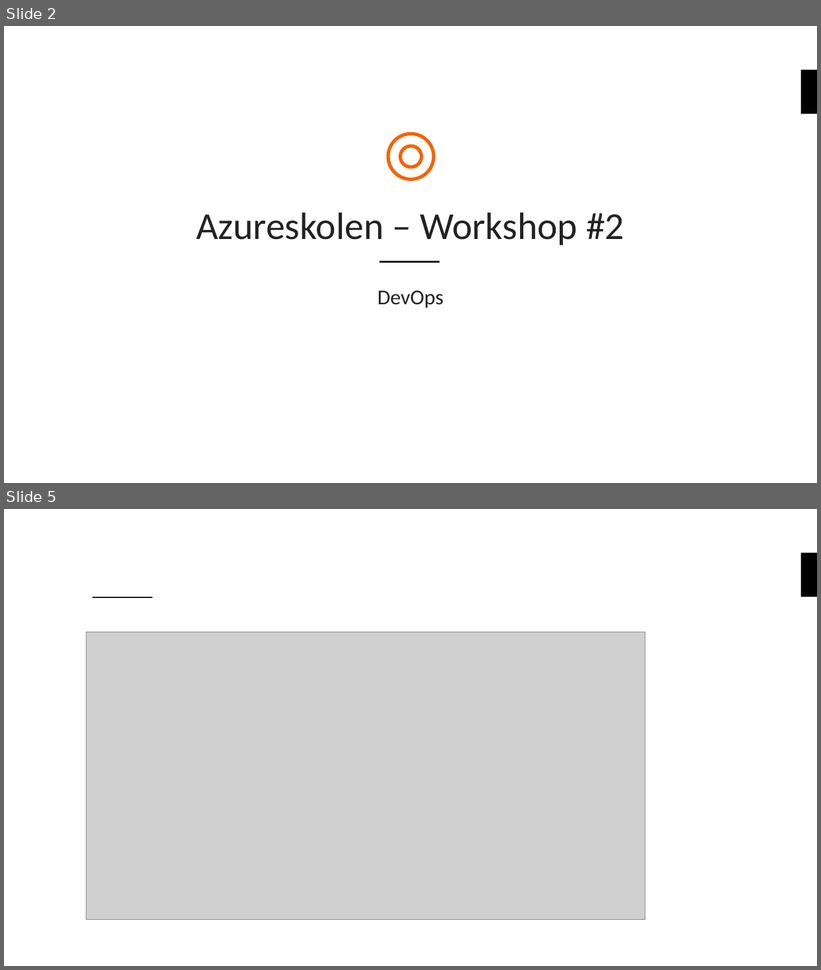
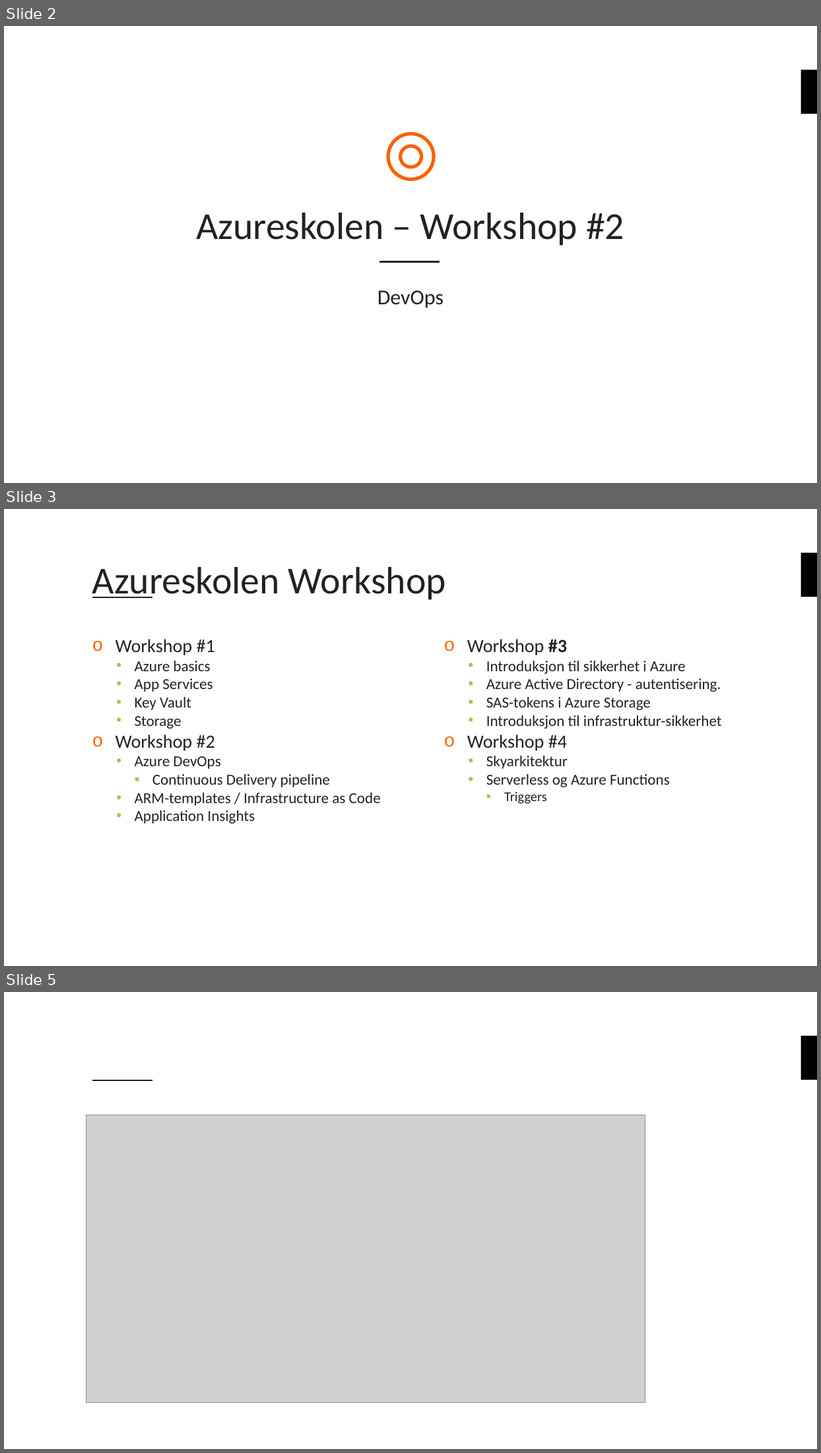
Before and after one commit to bouvet/azure-workshops, a slide deck: Workshop_2/Presentasjon/Azureskolen-Workshop#2.pptx. Shown one above the other, each under a label of ours: slides 2 and 5 before the commit, slides 2, 3 and 5 after it; the slides between them are not shown. The pictures are 821x970 and 821x1453 pixels, drawn with LibreOffice and Linux fonts; fonts in the diff are those of the drawing; grey boxes stand for pictures; background and template pictures are left out. Boxes give left, top, right and bottom in pixels: in the first picture for what was removed or moved away, otherwise in the second. Text is boxed around its words. In the diff, an @@ line names an element or a change of style, - is before the commit and + after.

```diff
--- a/Workshop_2/Presentasjon/Azureskolen-Workshop#2.pptx
+++ b/Workshop_2/Presentasjon/Azureskolen-Workshop#2.pptx
@@ slide 3 added at <box>4,509,817,966</box>, background #FFFFFF; not listed: 2 template elements that a slide beside it also shows @@
@@ title added at <box>92,567,446,600</box>, 45 pt, text #222222 @@
+Azureskolen Workshop
@@ text added at <box>116,639,381,824</box>, 18 pt, text #222222 @@
+o Workshop #1
+  • Azure basics
+  • App Services
+  • Key Vault
+  • Storage
+o Workshop #2
+  • Azure DevOps
+    ▪ Continuous Delivery pipeline
+  • ARM-templates / Infrastructure as Code
+  • Application Insights
@@ text added at <box>467,639,722,804</box>, 18 pt, text #222222 @@
+o Workshop #3
+  • Introduksjon til sikkerhet i Azure
+  • Azure Active Directory - autentisering.
+  • SAS-tokens i Azure Storage
+  • Introduksjon til infrastruktur-sikkerhet
+o Workshop #4
+  • Skyarkitektur
+  • Serverless og Azure Functions
+    ▪ Triggers
```
Also in this commit, not shown: 3 slides changed, 1 other slide added, 6 slides removed, 1 other file.
